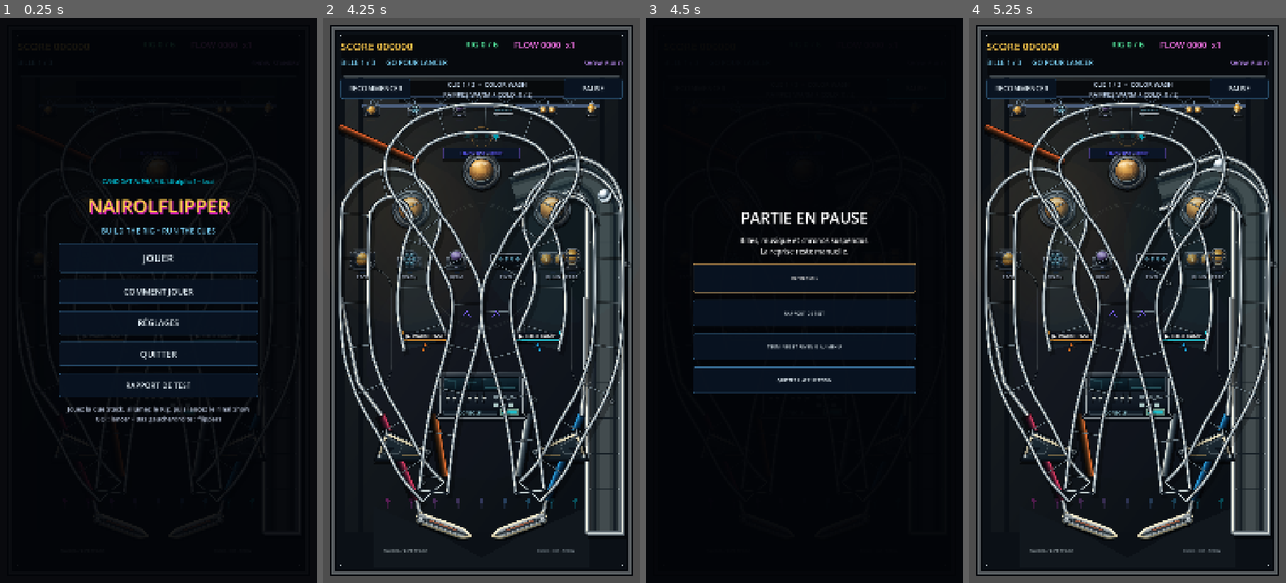
Above: before the commit, frames 1-4 (left to right).
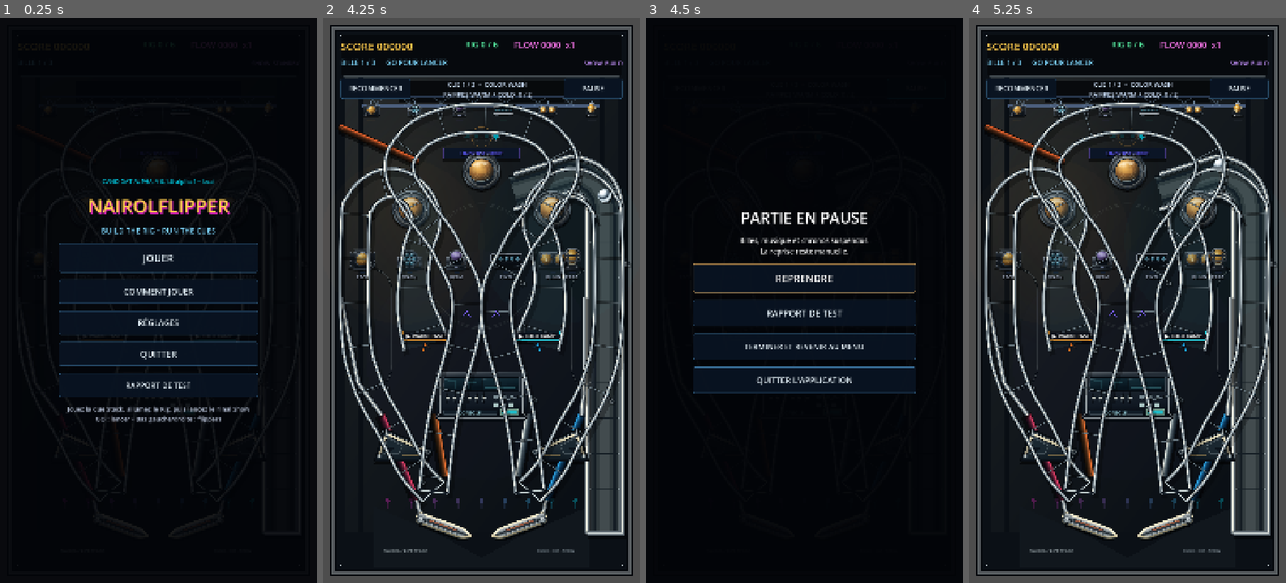
Above: after the commit, the same moments.

Repository: Nairolf138/NairolFlipper
Game: Godot game, scene res://scenes/app/Main.tscn
The game is run twice, just before and just after one commit, with the same random seed, the same clock (stepped at 60 frames per second) and the same inputs.
Inputs:
- Up to frame 1 (0.25 s): no input
- Up to frame 2 (4.25 s): click "JOUER" at 0.5 s; click "RECOMMENCER" at 1.25 s; click "RECOMMENCER" at 2 s; click "RECOMMENCER" at 2.75 s; click "GO" at 3.5 s
- Up to frame 3 (4.5 s): click "PAUSE" at 4.25 s
- Up to frame 4 (5.25 s): click "REPRENDRE" at 5 s

Frames 1-2 are identical in both runs. In frame 3, 0.9% of the frame differs, in the area x 31-69%, y 45-65%; in frame 4, nothing differs.

Commit message:
fix: capture tablet letterboxing and improve diagnostic readability

Diff:
--- a/scenes/ui/PlaytestOverlay.tscn
+++ b/scenes/ui/PlaytestOverlay.tscn
@@ -43,21 +43,25 @@
 horizontal_alignment = 1
 
 [node name="ResumeButton" type="Button" parent="Panel/PauseMenu"]
+theme_override_font_sizes/font_size = 34
 layout_mode = 2
 custom_minimum_size = Vector2(0, 100)
 text = "REPRENDRE"
 
 [node name="ReportButton" type="Button" parent="Panel/PauseMenu"]
+theme_override_font_sizes/font_size = 30
 layout_mode = 2
 custom_minimum_size = Vector2(0, 90)
 text = "RAPPORT DE TEST"
 
 [node name="MenuButton" type="Button" parent="Panel/PauseMenu"]
+theme_override_font_sizes/font_size = 26
 layout_mode = 2
 custom_minimum_size = Vector2(0, 90)
 text = "TERMINER ET REVENIR AU MENU"
 
 [node name="QuitButton" type="Button" parent="Panel/PauseMenu"]
+theme_override_font_sizes/font_size = 28
 layout_mode = 2
 custom_minimum_size = Vector2(0, 90)
 text = "QUITTER L'APPLICATION"
@@ -79,6 +83,7 @@
 custom_minimum_size = Vector2(0, 660)
 theme_override_font_sizes/font_size = 24
 editable = false
+theme_override_colors/font_readonly_color = Color(0.88, 0.94, 0.98, 1)
 wrap_mode = 1
 
 [node name="Privacy" type="Label" parent="Panel/ReportMenu"]
@@ -88,11 +93,13 @@
 horizontal_alignment = 1
 
 [node name="CopyButton" type="Button" parent="Panel/ReportMenu"]
+theme_override_font_sizes/font_size = 28
 layout_mode = 2
 custom_minimum_size = Vector2(0, 90)
 text = "COPIER LE RAPPORT"
 
 [node name="BackButton" type="Button" parent="Panel/ReportMenu"]
+theme_override_font_sizes/font_size = 30
 layout_mode = 2
 custom_minimum_size = Vector2(0, 90)
 text = "RETOUR"
--- /dev/null
+++ b/tests/godot/capture_frame.gd
@@ -0,0 +1,13 @@
+extends RefCounted
+
+## ViewportTexture excludes Window KEEP bars. Preserve pixels without scaling;
+## this helper restores only the documented centered black window margins.
+static func with_black_margins(content: Image, window_size: Vector2i) -> Image:
+	if content.is_empty() or content.get_width() > window_size.x or content.get_height() > window_size.y:
+		return null
+	if content.get_size() == window_size:
+		return content
+	var frame := Image.create(window_size.x, window_size.y, false, content.get_format())
+	frame.fill(Color.BLACK)
+	frame.blit_rect(content, Rect2i(Vector2i.ZERO, content.get_size()), (window_size - content.get_size()) / 2)
+	return frame
--- a/tests/godot/capture_playfield.gd
+++ b/tests/godot/capture_playfield.gd
@@ -3,6 +3,7 @@
 ## Real GL Compatibility captures, not the headless dummy renderer.
 ## These frozen fixtures document art and draw order, not playability or FPS.
 const OUTPUT := "res://build/visuals"
+const CaptureFrame = preload("res://tests/godot/capture_frame.gd")
 var _failed := false
 var _main: Node2D
 var _metrics: Array[Dictionary] = []
@@ -99,8 +100,17 @@
 		await process_frame
 		await RenderingServer.frame_post_draw
 	var image := root.get_texture().get_image()
-	if image.is_empty() or image.get_size() != size:
-		push_error("Capture invalid: %s expected %s, got %s (window %s)" % [label, size, image.get_size(), root.size])
+	var content_size := image.get_size()
+	# KEEP renders a 9:16 viewport centered inside wider tablet windows. Do not
+	# stretch it to force the assertion; verify its expected size, then add bars.
+	if content_size != size and root.content_scale_aspect == Window.CONTENT_SCALE_ASPECT_KEEP:
+		var base := Vector2(root.content_scale_size)
+		var factor := minf(size.x / base.x, size.y / base.y)
+		var expected := Vector2i(roundi(base.x * factor), roundi(base.y * factor))
+		if content_size == expected:
+			image = CaptureFrame.with_black_margins(image, size)
+	if image == null or image.is_empty() or image.get_size() != size:
+		push_error("Capture invalid: %s expected %s, got content %s (window %s)" % [label, size, content_size, root.size])
 		_failed = true
 		return
 	var colors: Dictionary = {}
@@ -115,6 +125,8 @@
 		_failed = true
 	_metrics.append({
 		"image": path.get_file(),
+		"content_pixels": [content_size.x, content_size.y],
+		"window_pixels": [size.x, size.y],
 		"draw_calls": Performance.get_monitor(Performance.RENDER_TOTAL_DRAW_CALLS_IN_FRAME),
 		"texture_bytes": Performance.get_monitor(Performance.RENDER_TEXTURE_MEM_USED),
 		"sampled_colors": colors.size(),
--- a/tests/godot/qualification_runner.gd
+++ b/tests/godot/qualification_runner.gd
@@ -26,6 +26,11 @@
 
 
 func _test_local_report() -> void:
+	var content := Image.create(4, 8, false, Image.FORMAT_RGBA8)
+	content.fill(Color.RED)
+	var framed: Image = preload("res://tests/godot/capture_frame.gd").with_black_margins(content, Vector2i(8, 8))
+	_expect(framed.get_size() == Vector2i(8, 8) and content.get_size() == Vector2i(4, 8), "Capture margins never rescale the original viewport pixels")
+	_expect(framed.get_pixel(0, 0) == Color.BLACK and framed.get_pixel(2, 0) == Color.RED and framed.get_pixel(5, 7) == Color.RED and framed.get_pixel(6, 7) == Color.BLACK, "KEEP capture centering preserves exact pixels with black bars")
 	var path := "user://tests/qualification_recorder.json"
 	if FileAccess.file_exists(path):
 		DirAccess.remove_absolute(ProjectSettings.globalize_path(path))
Not shown, added: tests/godot/capture_frame.gd.uid
Not shown, changed: docs/BUILD_RELEASE.md
